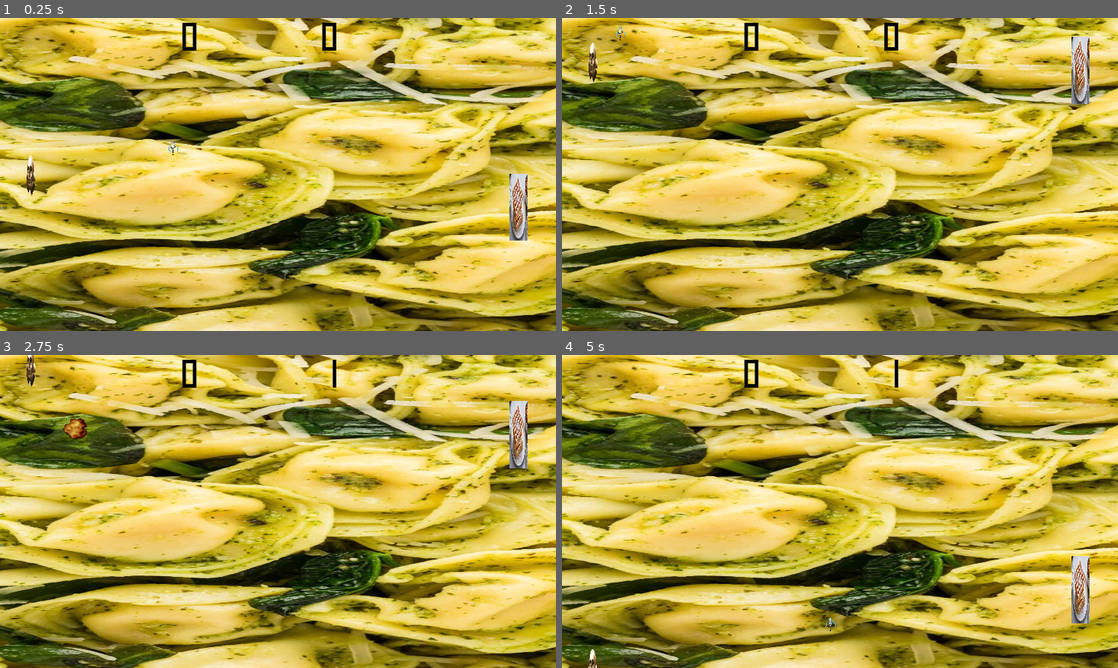
Above: before the commit, frames 1-4 (two rows, left to right).
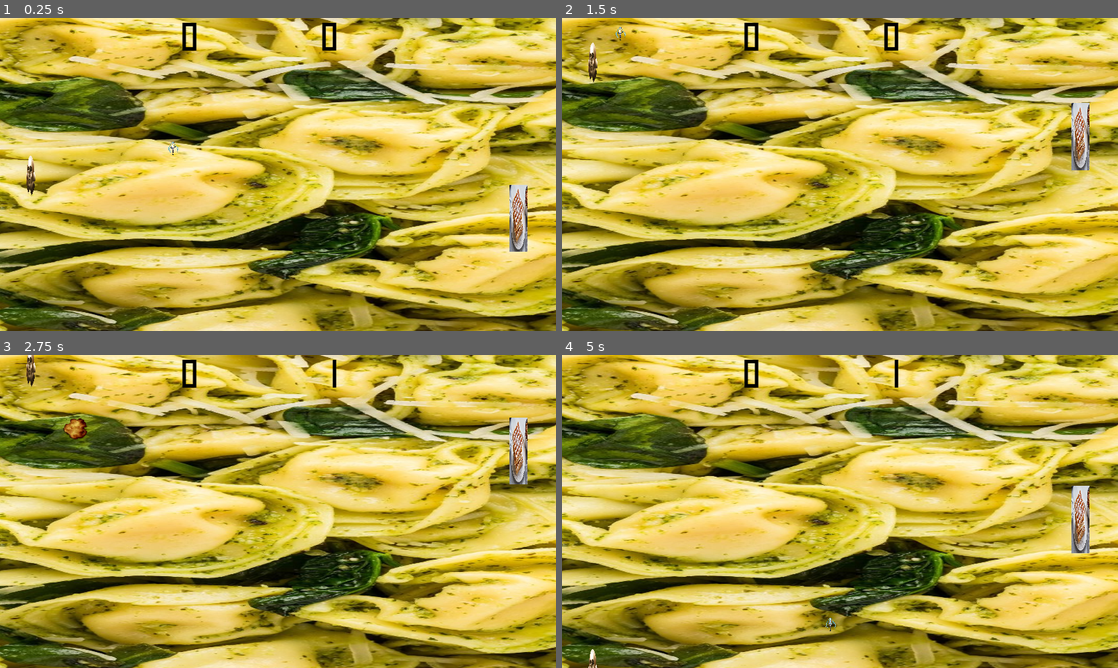
Above: after the commit, the same moments.

Repository: xriiitox/20-Game-Challenge
Game: Godot game, scene res://main.tscn
Two runs of this game, one before a commit and one after it. Both use one fixed random seed, a clock stepped at 60 frames per second and the inputs below.
Inputs:
- Up to frame 1 (0.25 s): no input
- Up to frame 2 (1.5 s): hold Up (move_up) 0.53-1.28 s; hold Space (launch) 0.53-1.28 s; hold Down (move_down) from 1.28 s (still down); tap Space (launch) at 1.35 s
- Up to frame 3 (2.75 s): release Down (move_down) at 2.03 s; hold Up (move_up) from 2.03 s (still down); hold Space (launch) from 2.03 s (still down)
- Up to frame 4 (5 s): release Space (launch) at 2.78 s; tap Space (launch) at 2.85, 4.35 s; release Up (move_up) at 3.53 s; hold Space (launch) 3.53-4.28 s; hold Down (move_down) from 3.53 s (still down)

The runs differ from the first frame. In frame 1, 0.7% of the frame differs, in the area x 91-95%, y 49-75%; in frame 2, 1.4%; in frame 3, 0.8%; in frame 4, 1.4%, in the area x 91-95%, y 41-86%.

Commit message:
fix speed

Diff:
--- a/Ponge/TheOpponent.gd
+++ b/Ponge/TheOpponent.gd
@@ -1,6 +1,6 @@
 extends Area2D
 
-var speed := 4.2
+var speed := 150
 
 # Called when the node enters the scene tree for the first time.
 func _ready() -> void:
@@ -9,7 +9,14 @@
 
 # Called every frame. 'delta' is the elapsed time since the previous frame.
 func _process(delta: float) -> void:
+	var velocity := Vector2.ZERO
 	if position.y < $"../Ball".position.y:
-		position.y += speed
+		velocity.y += speed
 	elif position.y > $"../Ball".position.y:
-		position.y -= speed
+		velocity.y -= speed
+
+	if velocity.length() > 0:
+		velocity = velocity.normalized() * speed
+
+	position += velocity * delta
+	position = position.clamp(Vector2.ZERO, get_viewport_rect().size)
--- a/Ponge/project.godot
+++ b/Ponge/project.godot
@@ -23,6 +23,10 @@
 window/size/resizable=false
 window/stretch/mode="canvas_items"
 
+[dotnet]
+
+project/assembly_name="Ponge"
+
 [input]
 
 move_up={
